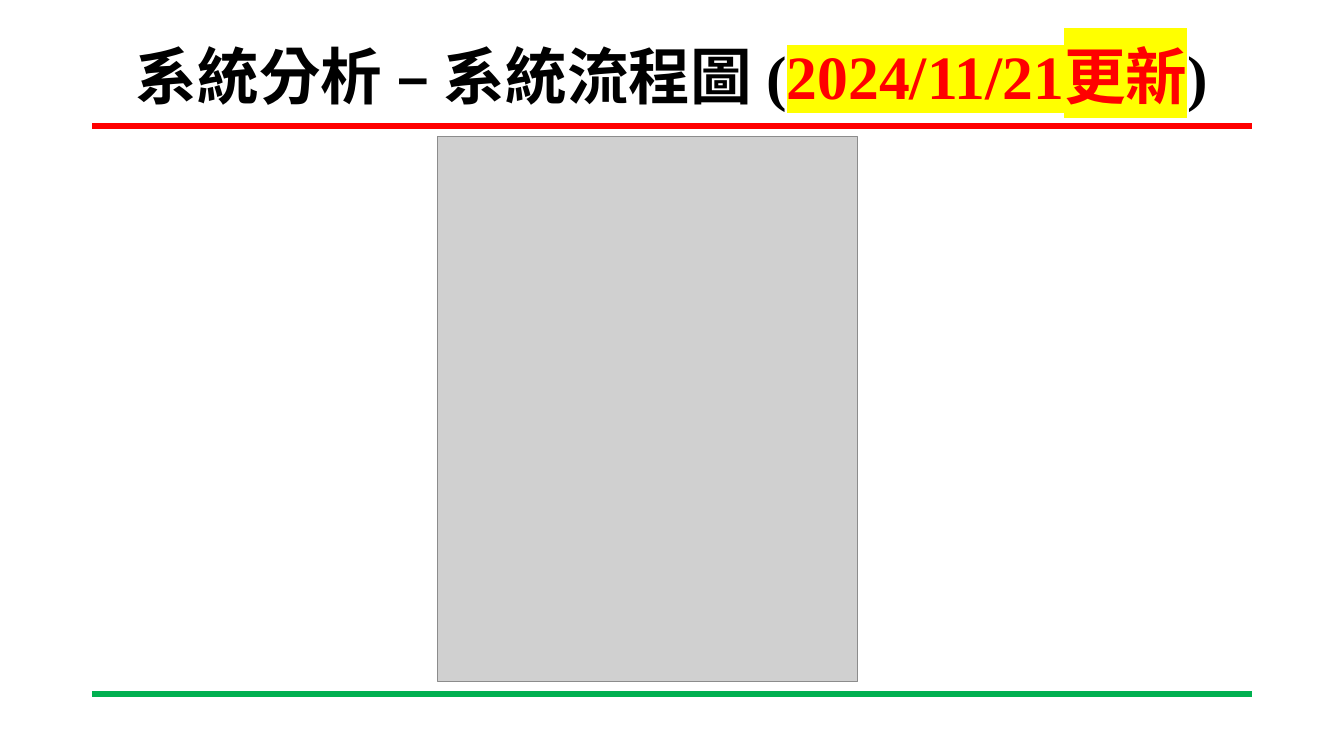
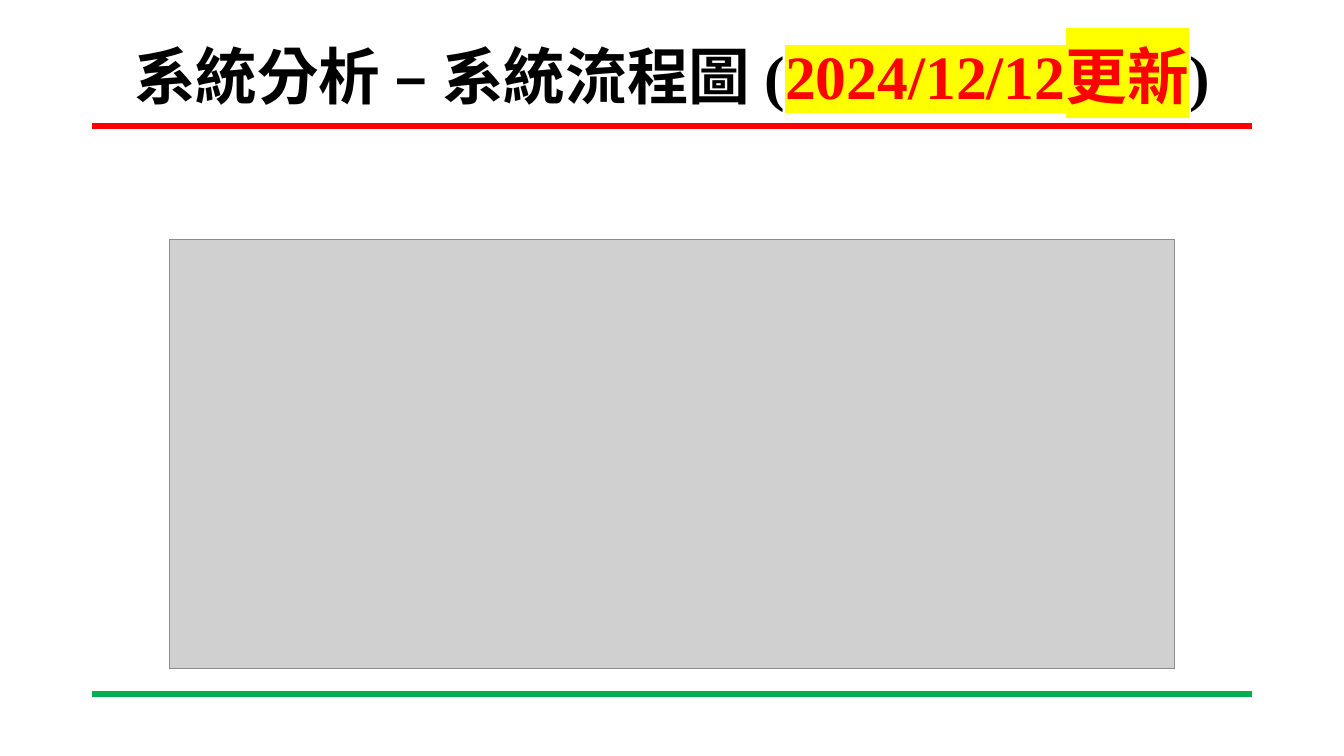
Before and after one commit to wsy0331/SOC-Lab, a slide deck: slide 7 of 專案進度報告_吳紹郁_20241213.pptx (slide 8 before the commit). Drawn at 1344x756 pixels with LibreOffice and Linux fonts; fonts in the diff are those of the drawing; grey boxes stand for pictures; background and template pictures are left out. Boxes give left, top, right and bottom in pixels: in the first picture for what was removed or moved away, otherwise in the second. Text is boxed around its words. In the diff, an @@ line names an element or a change of style, - is before the commit and + after.

```diff
--- a/專案進度報告_吳紹郁_20241213.pptx
+++ b/專案進度報告_吳紹郁_20241213.pptx
@@ title at (x1=134, y1=46, x2=1210, y2=111): text changed @@
-系統分析 – 系統流程圖 (2024/11/21更新)
+系統分析 – 系統流程圖 (2024/12/12更新)
@@ picture removed at (x1=438, y1=137, x2=858, y2=683) @@
@@ picture added at (x1=169, y1=240, x2=1175, y2=669) @@
```
Also in this commit, not shown: 11 other slides changed, 2 slides added, 7 slides removed.
